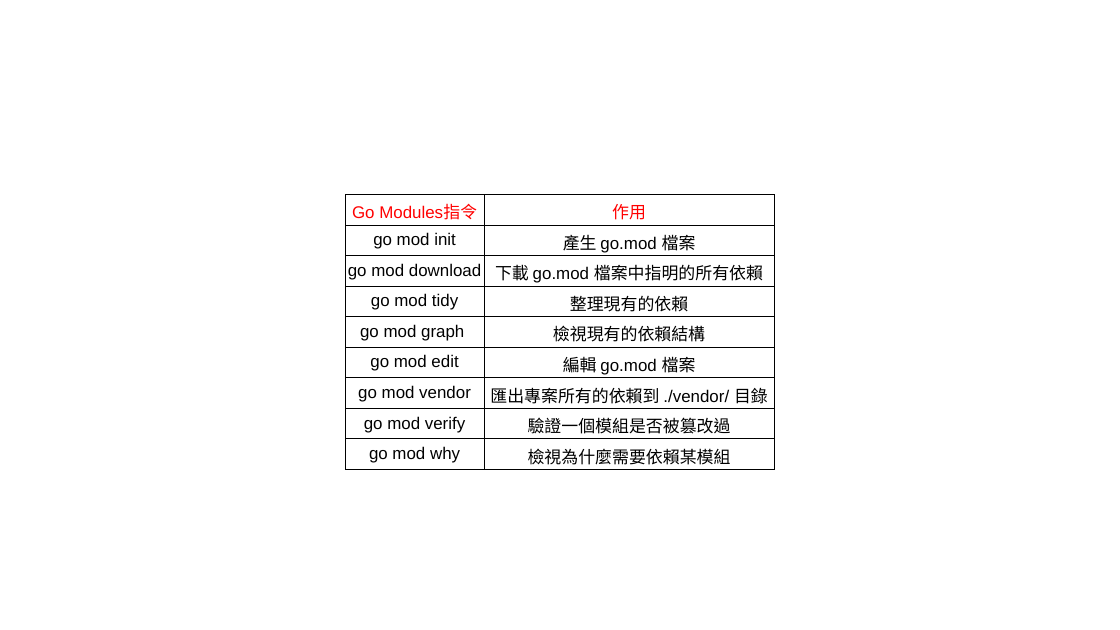
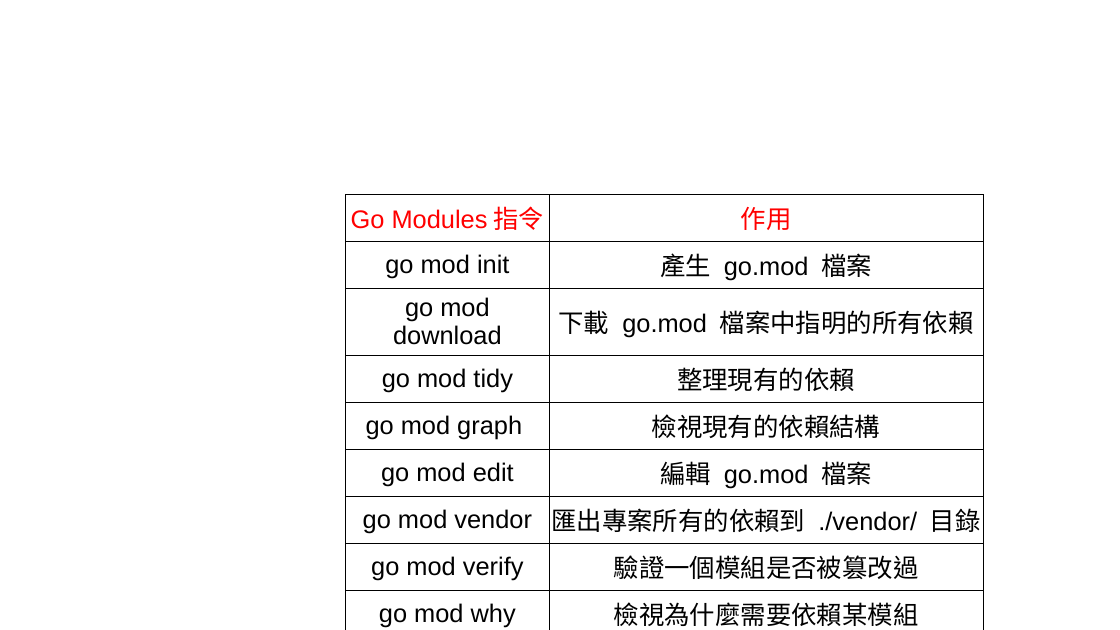
Before and after one commit to oneleo/golang-cht, a slide deck: slide 3 of images/images.odp. Drawn at 1120x630 pixels with LibreOffice and Linux fonts; fonts in the diff are those of the drawing. Boxes give left, top, right and bottom in pixels: in the first picture for what was removed or moved away, otherwise in the second. Text is boxed around its words. In the diff, an @@ line names an element or a change of style, - is before the commit and + after.

```diff
--- a/images/images.odp
+++ b/images/images.odp
@@ table at <box>346,194,984,630</box> @@
@@ size 12 to 18 pt @@
@@ table: place and size @@
-table at <box>346,194,774,469</box>
+table at <box>346,194,984,630</box>
```
Also in this commit, not shown: 2 other slides changed, 1 slide added, 1 slide removed, 8 other files.
